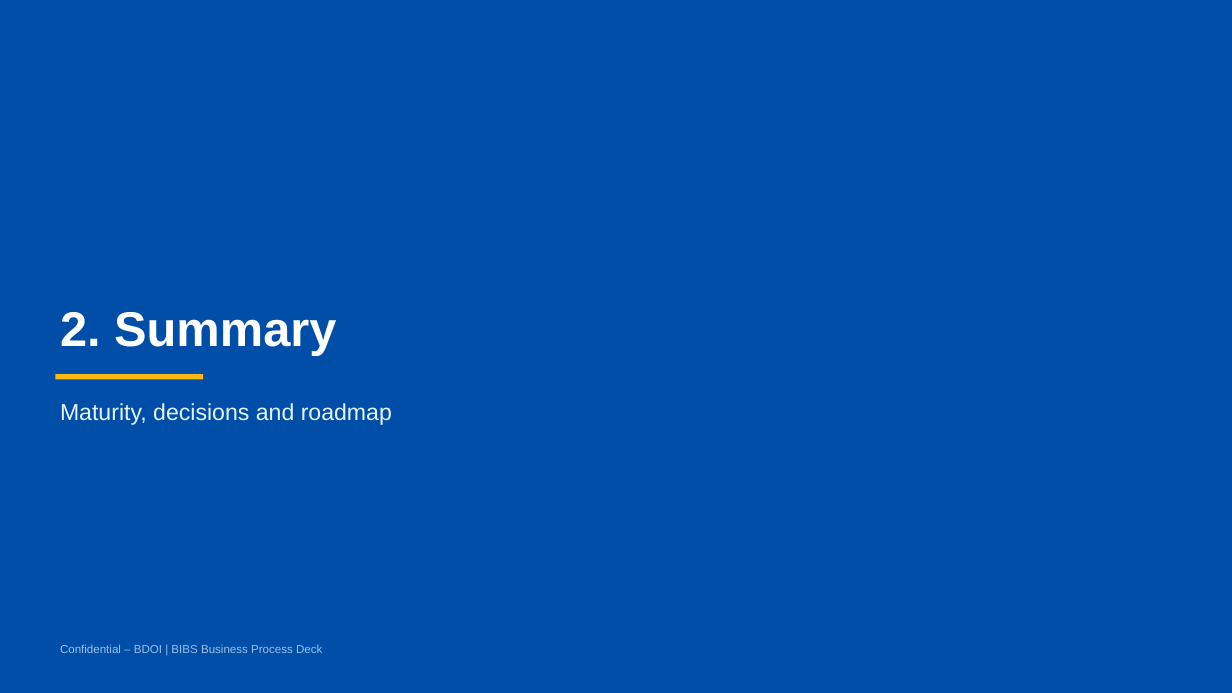
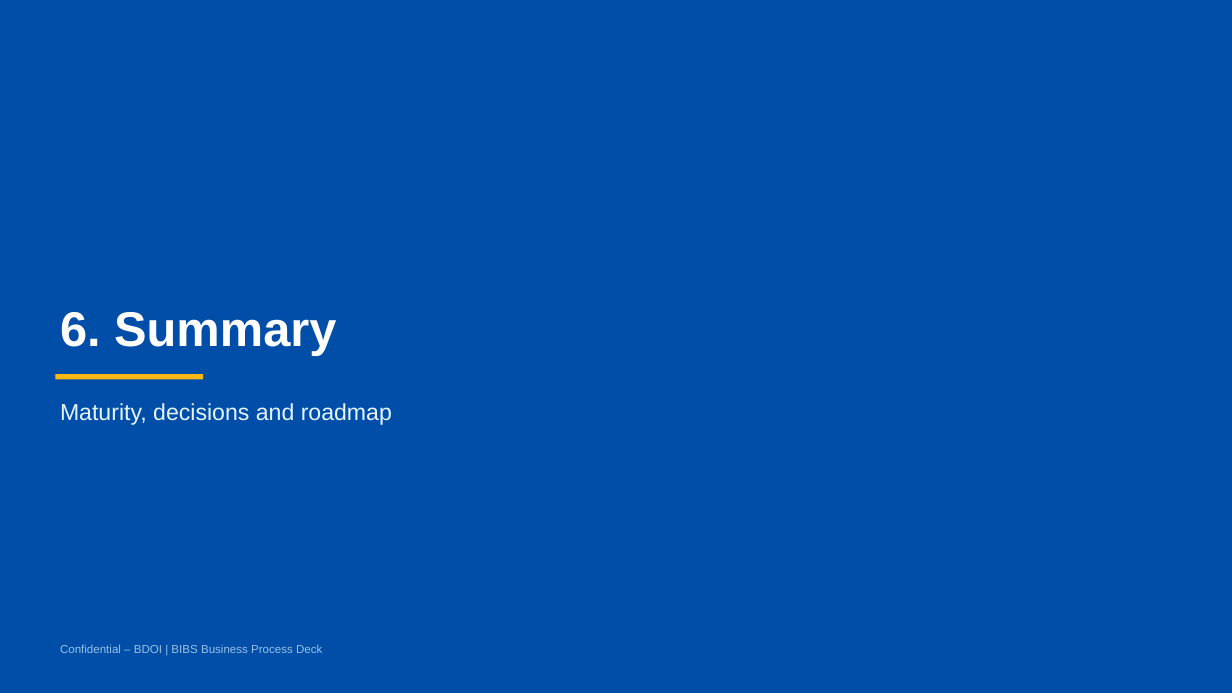
Before and after one commit to IortaTexhNXT-DEV/FinVerse, a slide deck: slide 52 of docs/deliverables/out/Decks/BIBS_Deck_BRD-00_Business_Process_AsIs_Envisioned_BestPractice_v1.0.pptx (slide 20 before the commit). Drawn at 1232x693 pixels with LibreOffice and Linux fonts; fonts in the diff are those of the drawing. Boxes give left, top, right and bottom in pixels: in the first picture for what was removed or moved away, otherwise in the second. Text is boxed around its words. In the diff, an @@ line names an element or a change of style, - is before the commit and + after.

```diff
--- a/docs/deliverables/out/Decks/BIBS_Deck_BRD-00_Business_Process_AsIs_Envisioned_BestPractice_v1.0.pptx
+++ b/docs/deliverables/out/Decks/BIBS_Deck_BRD-00_Business_Process_AsIs_Envisioned_BestPractice_v1.0.pptx
@@ text at bbox=[60, 312, 336, 355]: text changed @@
-2. Summary
+6. Summary
```
Also in this commit, not shown: 6 other slides changed, 32 slides added, 31 other files.
